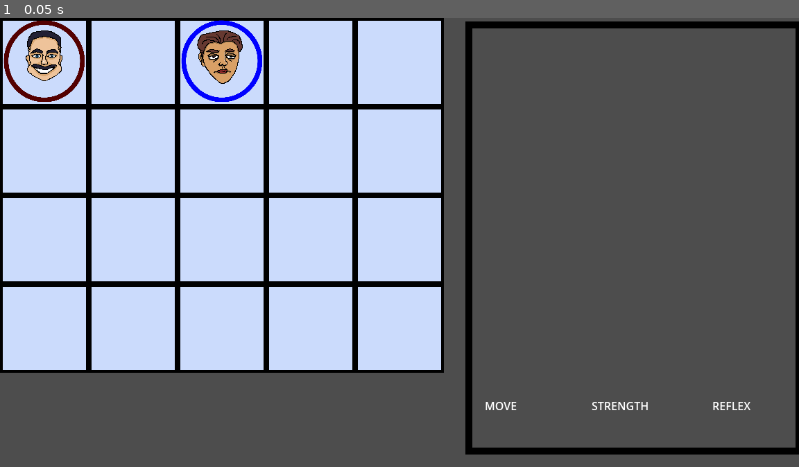
Above: before the commit, frame 1.
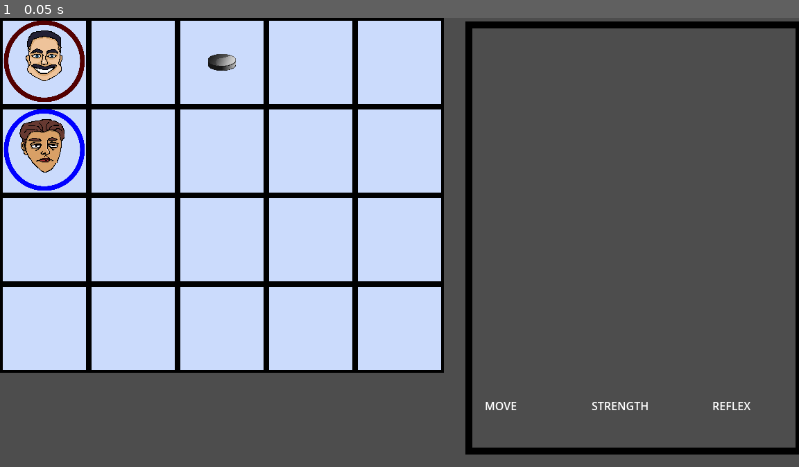
Above: after the commit, the same moment.

Repository: Pyropingouin/Hockey_prototype
Game: Godot game, scene res://scene/game.tscn
Same seed, same stepped clock (60 frames per second), same inputs: the game is played once before the commit and once after it.
Inputs:
- Up to frame 1 (0.05 s): no input

The runs differ from the first frame. In frame 1, 1.7% of the frame differs, in the area x 0-33%, y 0-39%.

Commit message:
add puck node

Diff:
--- a/HockeyPrototype/scene/game.tscn
+++ b/HockeyPrototype/scene/game.tscn
@@ -10,6 +10,7 @@
 [ext_resource type="Texture2D" uid="uid://bu8bofc3b8wlq" path="res://assets/personnage/GarenGaspacini.png" id="8_yq8tf"]
 [ext_resource type="PackedScene" uid="uid://cli8otel0gk0i" path="res://scene/card_display.tscn" id="9_17rxn"]
 [ext_resource type="Script" uid="uid://bj8wvbnntpgl3" path="res://scene/card_display.gd" id="10_yq8tf"]
+[ext_resource type="PackedScene" uid="uid://40rq7tisbrq8" path="res://scene/puck.tscn" id="11_ym5sv"]
 
 [sub_resource type="TileSetAtlasSource" id="TileSetAtlasSource_5kiuu"]
 texture = ExtResource("4_qpk70")
@@ -56,7 +57,7 @@
 bubbleHeadTexture = ExtResource("5_xlg7c")
 fullBodyTexture = ExtResource("6_ll5lq")
 move_range = 3
-start_cell = Vector2i(2, 0)
+start_cell = Vector2i(0, 1)
 team_id = 2
 
 [node name="Pawn2" parent="PlayersContainer" instance=ExtResource("4_xwcet")]
@@ -89,4 +90,8 @@
 offset_bottom = 571.0
 text = "REFLEX"
 
+[node name="Puck" parent="." instance=ExtResource("11_ym5sv")]
+position = Vector2(1, 5)
+start_cell = Vector2i(2, 0)
+
 [connection signal="pawn_selected" from="IceMapLayer" to="CardDisplay" method="_on_ice_map_layer_pawn_selected"]
--- a/HockeyPrototype/scene/ice_map_layer.gd
+++ b/HockeyPrototype/scene/ice_map_layer.gd
@@ -38,8 +38,10 @@
 
 #OnReady
 @onready var players_container := $"../PlayersContainer"
+@onready var puck := $"../Puck"
 @onready var ts: TileSet = tile_set
 @onready var cost_overlay: Node2D = $CostOverlay
+
 
 
 
@@ -66,9 +68,11 @@
 		pawns.append(p)
 		# Pour l’instant tu mets tout le monde à (0,0)
 		# Plus tard tu pourras donner une case de départ différente à chaque pion
+		print(p.name, p.current_cell, p.start_cell)
 		_place_pawn_on_cell(p, p.current_cell)
 
 
+	_place_puck_on_cell(puck, puck.current_cell)
 
 	update_occupancy()
 	print_map_data()
@@ -78,6 +82,12 @@
 func _place_pawn_on_cell(pawn: Node2D, cell: Vector2i) -> void:
 	var local_pos = map_to_local(cell)
 	pawn.global_position = to_global(local_pos)
+
+
+func _place_puck_on_cell(puck_node: Node2D, cell: Vector2i) -> void:
+	var local_pos = map_to_local(cell)
+	puck_node.global_position = to_global(local_pos)
+
 
 
 
@@ -305,12 +315,14 @@
 	for state in map_data.values():
 		state.is_occupied = false
 		state.occupied_player_team = -1
+		state.is_puck_here = false
 
 
 
 func update_occupancy():
 	clear_occupancy()
 
+   #Pawn
 	for pawn in players_container.get_children():
 		if not pawn.has_method("get_current_cell"):
 			continue
@@ -324,7 +336,11 @@
 		state.is_occupied = true
 		state.occupied_player_team = pawn.team_id
 
-
+	#Puck
+	if puck != null and puck.has_method("get_current_cell"):
+		var puck_cell: Vector2i = puck.get_current_cell()
+		if map_data.has(puck_cell):
+			map_data[puck_cell].is_puck_here = true
 
 
 
--- a/HockeyPrototype/scene/pawn.gd
+++ b/HockeyPrototype/scene/pawn.gd
@@ -5,6 +5,7 @@
 @export var move_range: int = 2
 @export var strength: int = 2
 @export var reflex: int = 3
+@export var hasPuck: bool = false
 @export var start_cell: Vector2i = Vector2i(0, 0):
 	set(value):
 		start_cell = value
--- /dev/null
+++ b/HockeyPrototype/scene/puck.gd
@@ -0,0 +1,29 @@
+extends CharacterBody2D
+
+@export var start_cell: Vector2i = Vector2i(0, 0):
+	set(value):
+		start_cell = value
+		current_cell = value
+@export var isPickedUp: bool = false
+
+@onready var sprite: Sprite2D = $Sprite2D
+
+var current_cell = start_cell
+
+
+
+
+@export var team_id: int = 0
+
+
+func _process(delta):
+	if isPickedUp == true:
+		sprite.visible = false
+	else:
+		sprite.visible = true
+
+
+
+
+func get_current_cell() -> Vector2i:
+	return current_cell
--- /dev/null
+++ b/HockeyPrototype/scene/puck.tscn
@@ -0,0 +1,19 @@
+[gd_scene load_steps=4 format=3 uid="uid://40rq7tisbrq8"]
+
+[ext_resource type="Texture2D" uid="uid://bek1qy8xpmru4" path="res://assets/Ice_hockey_puck.png" id="1_brc0n"]
+[ext_resource type="Script" uid="uid://5hih23ub0wkx" path="res://scene/puck.gd" id="1_e5w2v"]
+
+[sub_resource type="CapsuleShape2D" id="CapsuleShape2D_brc0n"]
+radius = 10.967229
+height = 40.026485
+
+[node name="Puck" type="CharacterBody2D"]
+script = ExtResource("1_e5w2v")
+
+[node name="Sprite2D" type="Sprite2D" parent="."]
+scale = Vector2(0.04248047, 0.027832031)
+texture = ExtResource("1_brc0n")
+
+[node name="CollisionShape2D" type="CollisionShape2D" parent="."]
+rotation = 1.5865043
+shape = SubResource("CapsuleShape2D_brc0n")
Binary file added: HockeyPrototype/assets/Ice_hockey_puck.png
Not shown, added: HockeyPrototype/assets/Ice_hockey_puck.png.import
Not shown: 1 places in HockeyPrototype/scene/game.tscn that only renumber resources
Not shown, added: HockeyPrototype/scene/puck.gd.uid
